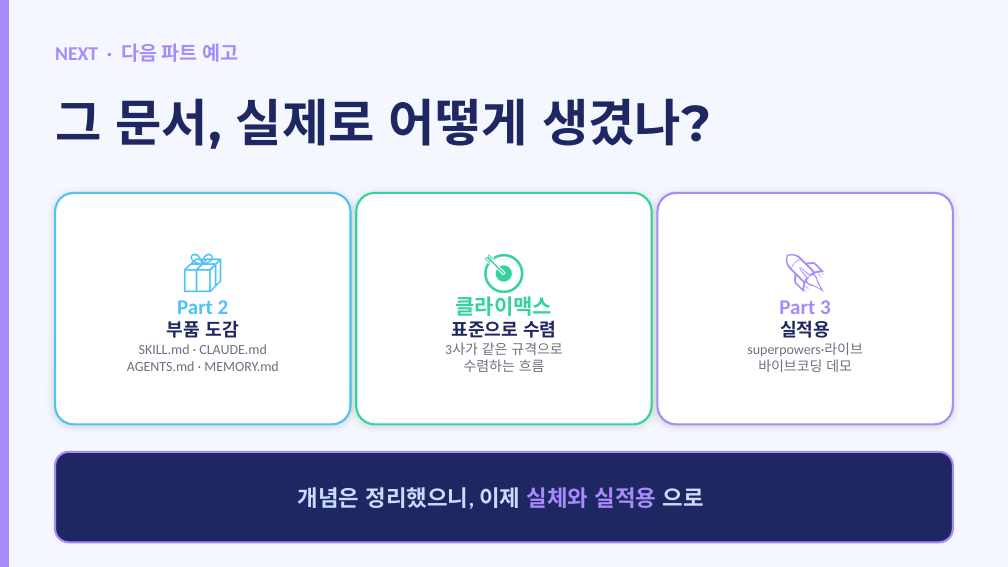
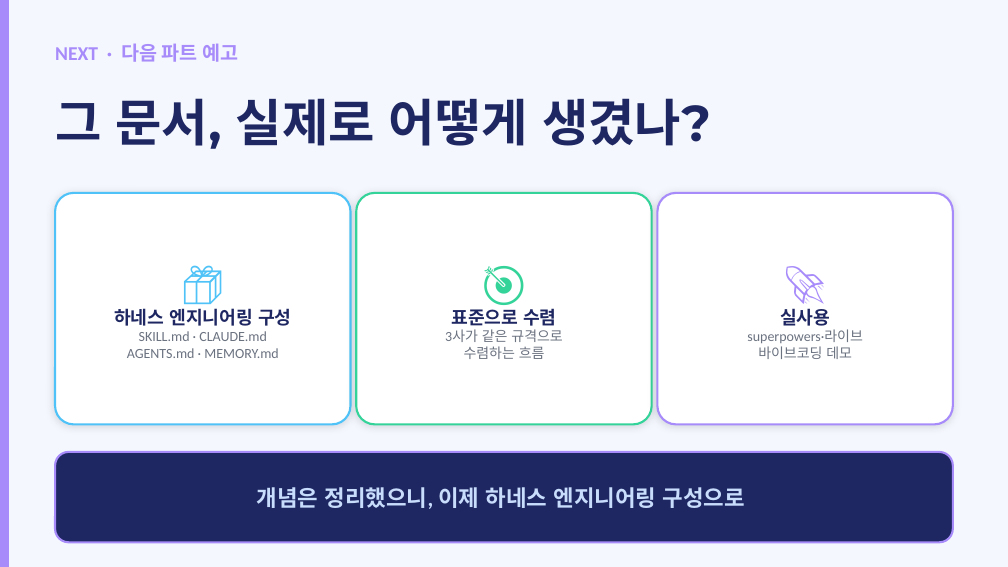
Before and after one commit to hb9397/ai-agent-harness-docs, a slide deck: slide 11 of education/vibe-coding-training/01_개념_서사.pptx. Drawn at 1008x567 pixels with LibreOffice and Linux fonts; fonts in the diff are those of the drawing. Boxes give left, top, right and bottom in pixels: in the first picture for what was removed or moved away, otherwise in the second. Text is boxed around its words. In the diff, an @@ line names an element or a change of style, - is before the commit and + after.

```diff
--- a/education/vibe-coding-training/01_개념_서사.pptx
+++ b/education/vibe-coding-training/01_개념_서사.pptx
@@ text at <box>456,296,553,316</box>: paragraph removed @@
-클라이맥스
@@ text at <box>114,308,291,326</box>: text changed; size 15 to 13 pt; text colour #4FC3F7 to #1E2761 @@
-Part 2
-부품 도감
+하네스 엔지니어링 구성
@@ text at <box>780,308,830,326</box>: text changed; size 15 to 13 pt; text colour #A78BFA to #1E2761 @@
-Part 3
-실적용
+실사용
@@ text at <box>257,487,744,509</box>: text changed @@
-개념은 정리했으니, 이제 실체와 실적용 으로
+개념은 정리했으니, 이제 하네스 엔지니어링 구성으로
```
Also in this commit, not shown: 2 other slides changed, 7 other files.
